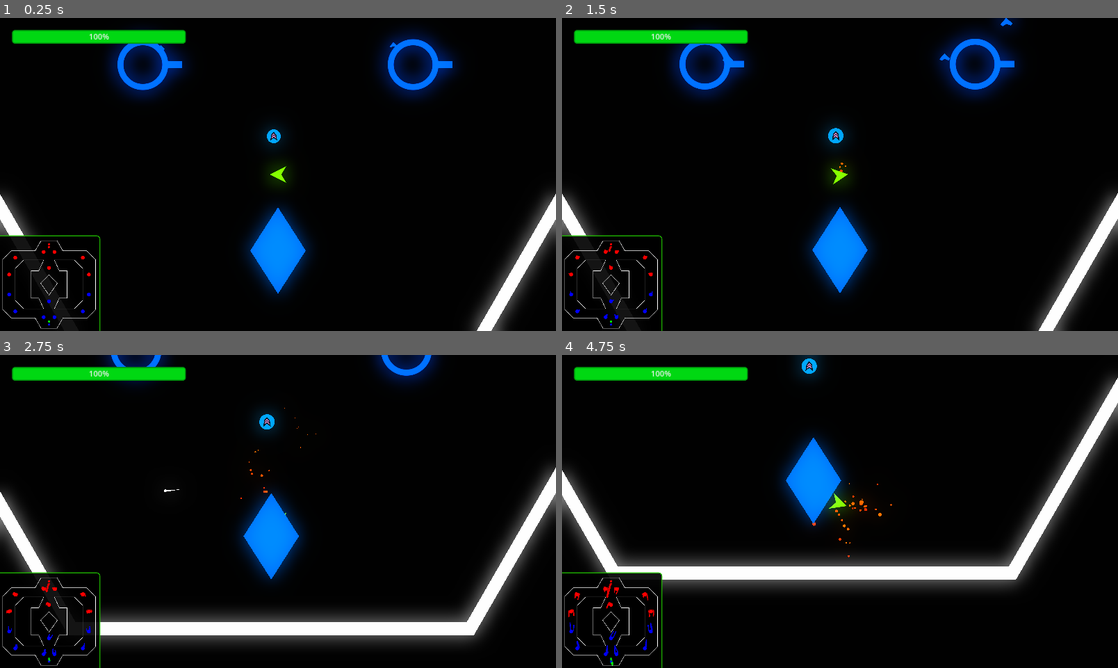
Above: before the commit, frames 1-4 (two rows, left to right).
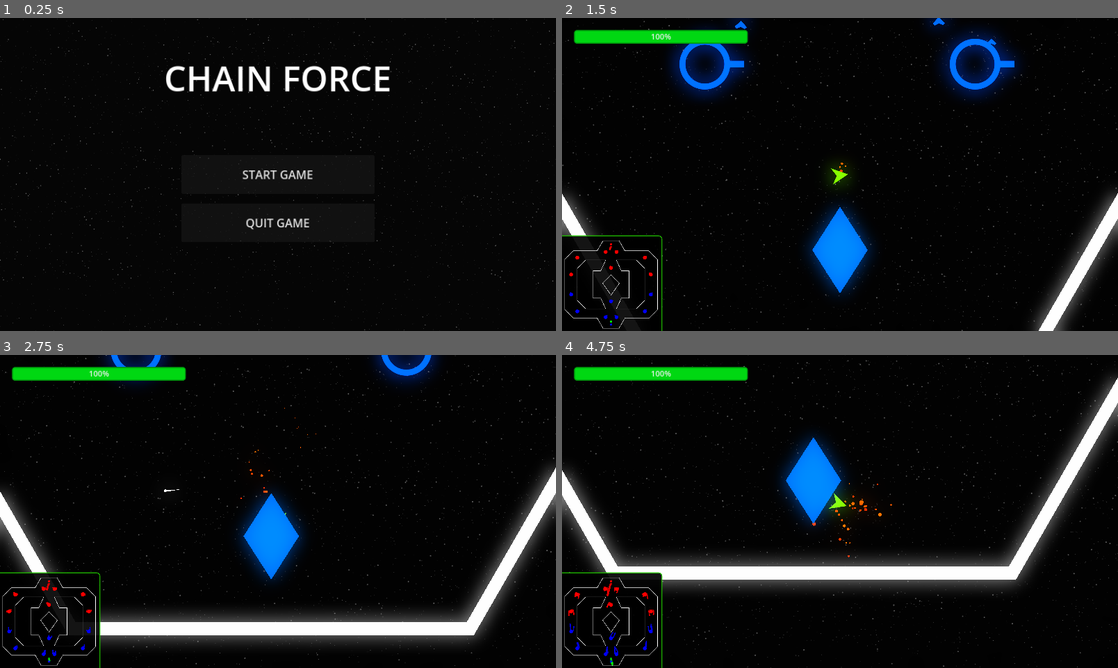
Above: after the commit, the same moments.

Repository: adsorptionenthalpy/chainforce_alpha
Game: Godot game, scene res://Scenes/MainMenu/main_menu.tscn
Same seed, same stepped clock (60 frames per second), same inputs: the game is played once before the commit and once after it. Before the commit the project starts from res://Scenes/MainScene/main_scene.tscn.
Inputs (mouse positions are in pixels of both pictures, inside the frame that each line leads up to):
- Up to frame 1 (0.25 s): no input
- Up to frame 2 (1.5 s): click (840, 174) at 0.5 s, where only the run after the commit has a clickable "START GAME"; move the mouse to (962, 158) at 1.27 s; hold D (move_right) from 1.28 s (still down); tap S (decelerate) at 1.35 s
- Up to frame 3 (2.75 s): move the mouse to (166, 527) at 2.02 s; release D (move_right) at 2.03 s; hold A (move_left) from 2.03 s (still down); click (166, 527) at 2.1 s
- Up to frame 4 (4.75 s): move the mouse to (895, 442) at 2.77 s; release A (move_left) at 2.78 s; hold D (move_right) 2.78-3.53 s; tap S (decelerate) at 2.85, 4.35 s; move the mouse to (812, 574) at 3.52 s; hold W (accelerate) 3.53-4.28 s; click (812, 574) at 3.6 s; move the mouse to (1006, 558) at 4.27 s; hold A (move_left) from 4.28 s (still down)

The runs differ from the first frame. In frame 1, 13% of the frame differs, in the area x 0-100%, y 0-100%; in frame 2, 1.2%; in frame 3, 0.8%; in frame 4, 0.8%.

Commit message:
Add parallax background, change powerup drop rate, improve main menu

Diff:
--- /dev/null
+++ b/game/chainforce_alpha/Scenes/Background/parallax_background.tscn
@@ -0,0 +1,37 @@
+[gd_scene load_steps=2 format=3 uid="uid://djqk7tqcy47fr"]
+
+[ext_resource type="Texture2D" uid="uid://cwjtfio5v7s50" path="res://Scenes/Background/SpaceBackGround_0.webp" id="1_fpees"]
+
+[node name="ParallaxBackground" type="ParallaxBackground"]
+
+[node name="ParallaxLayer" type="ParallaxLayer" parent="."]
+modulate = Color(1, 1, 1, 0.392157)
+motion_scale = Vector2(0.15, 0.15)
+motion_mirroring = Vector2(3840, 2160)
+
+[node name="Sprite2D" type="Sprite2D" parent="ParallaxLayer"]
+scale = Vector2(2, 2)
+texture = ExtResource("1_fpees")
+centered = false
+flip_h = true
+
+[node name="ParallaxLayer2" type="ParallaxLayer" parent="."]
+modulate = Color(1, 1, 1, 0.294118)
+motion_scale = Vector2(0.1, 0.1)
+motion_mirroring = Vector2(3840, 2160)
+
+[node name="Sprite2D" type="Sprite2D" parent="ParallaxLayer2"]
+scale = Vector2(2, 2)
+texture = ExtResource("1_fpees")
+centered = false
+
+[node name="ParallaxLayer3" type="ParallaxLayer" parent="."]
+modulate = Color(1, 1, 1, 0.0784314)
+motion_scale = Vector2(0.04, 0.04)
+motion_mirroring = Vector2(3840, 2160)
+
+[node name="Sprite2D" type="Sprite2D" parent="ParallaxLayer3"]
+scale = Vector2(2, 2)
+texture = ExtResource("1_fpees")
+centered = false
+flip_v = true
--- a/game/chainforce_alpha/Scenes/Enemy/enemy_ship.gd
+++ b/game/chainforce_alpha/Scenes/Enemy/enemy_ship.gd
@@ -85,7 +85,7 @@
 	$ProjectileShooter.process_mode = Node.PROCESS_MODE_DISABLED
 	$ExplosionSFX.play()
 
-	var spawn_powerup: bool = is_in_group("enemy") and randi_range(0, 1) == 1
+	var spawn_powerup: bool = is_in_group("enemy") and randi_range(0, 10) == 10
 	if spawn_powerup:
 		var powerup: Node2D = powerup_scene.instantiate()
 		powerup.global_position = global_position
--- a/game/chainforce_alpha/Scenes/MainMenu/main_menu.tscn
+++ b/game/chainforce_alpha/Scenes/MainMenu/main_menu.tscn
@@ -1,8 +1,12 @@
-[gd_scene load_steps=2 format=3 uid="uid://cv5i7mrscex6r"]
+[gd_scene load_steps=4 format=3 uid="uid://cv5i7mrscex6r"]
 
 [ext_resource type="Script" path="res://Scenes/MainMenu/main_menu.gd" id="1_ouo18"]
+[ext_resource type="Script" path="res://Scenes/MainMenu/move_cam_constantly.gd" id="2_lbvoc"]
+[ext_resource type="PackedScene" uid="uid://djqk7tqcy47fr" path="res://Scenes/Background/parallax_background.tscn" id="2_qco3x"]
 
-[node name="MainMenu" type="Control"]
+[node name="MainMenu" type="CanvasLayer"]
+
+[node name="MainMenu" type="Control" parent="."]
 layout_mode = 3
 anchors_preset = 15
 anchor_right = 1.0
@@ -11,19 +15,19 @@
 grow_vertical = 2
 script = ExtResource("1_ouo18")
 
-[node name="RichTextLabel" type="RichTextLabel" parent="."]
+[node name="RichTextLabel" type="RichTextLabel" parent="MainMenu"]
 layout_mode = 1
 anchors_preset = 10
 anchor_right = 1.0
-offset_top = 20.0
-offset_bottom = 108.0
+offset_top = 74.0
+offset_bottom = 173.0
 grow_horizontal = 2
-theme_override_font_sizes/normal_font_size = 64
+theme_override_font_sizes/normal_font_size = 72
 bbcode_enabled = true
 text = "[center]CHAIN FORCE"
 fit_content = true
 
-[node name="VBoxContainer" type="VBoxContainer" parent="."]
+[node name="VBoxContainer" type="VBoxContainer" parent="MainMenu"]
 layout_mode = 1
 anchors_preset = 8
 anchor_left = 0.5
@@ -39,15 +43,23 @@
 theme_override_constants/separation = 20
 alignment = 1
 
-[node name="StartButton" type="Button" parent="VBoxContainer"]
+[node name="StartButton" type="Button" parent="MainMenu/VBoxContainer"]
 custom_minimum_size = Vector2(0, 80)
 layout_mode = 2
+theme_override_font_sizes/font_size = 24
 text = "START GAME"
 
-[node name="QuitButton" type="Button" parent="VBoxContainer"]
+[node name="QuitButton" type="Button" parent="MainMenu/VBoxContainer"]
 custom_minimum_size = Vector2(0, 80)
 layout_mode = 2
+theme_override_font_sizes/font_size = 24
 text = "QUIT GAME"
 
-[connection signal="pressed" from="VBoxContainer/StartButton" to="." method="_on_start_button_pressed"]
-[connection signal="pressed" from="VBoxContainer/QuitButton" to="." method="_on_quit_button_pressed"]
+[node name="Camera2D" type="Camera2D" parent="MainMenu"]
+zoom = Vector2(0.3, 0.3)
+script = ExtResource("2_lbvoc")
+
+[node name="ParallaxBackground" parent="." instance=ExtResource("2_qco3x")]
+
+[connection signal="pressed" from="MainMenu/VBoxContainer/StartButton" to="MainMenu" method="_on_start_button_pressed"]
+[connection signal="pressed" from="MainMenu/VBoxContainer/QuitButton" to="MainMenu" method="_on_quit_button_pressed"]
--- /dev/null
+++ b/game/chainforce_alpha/Scenes/MainMenu/move_cam_constantly.gd
@@ -0,0 +1,7 @@
+extends Camera2D
+
+@export var speed: float = 300
+
+# Called every frame. 'delta' is the elapsed time since the previous frame.
+func _process(delta: float) -> void:
+	position.x += speed * delta
--- a/game/chainforce_alpha/Scenes/MainScene/main_scene.tscn
+++ b/game/chainforce_alpha/Scenes/MainScene/main_scene.tscn
@@ -6,7 +6,7 @@
 [ext_resource type="PackedScene" uid="uid://ctn2quncvypv5" path="res://Scenes/Tower/enemy_tower.tscn" id="4_fx6js"]
 [ext_resource type="PackedScene" uid="uid://b04so78u7jfp6" path="res://Scenes/Tower/friendly_tower.tscn" id="5_4dpdk"]
 [ext_resource type="PackedScene" uid="uid://cd3uxmj2xapgi" path="res://Scenes/Base/friendly_base.tscn" id="5_sa3yn"]
-[ext_resource type="PackedScene" uid="uid://dvkxdisu8cjjv" path="res://Scenes/Powerup/powerup.tscn" id="7_yw6mc"]
+[ext_resource type="PackedScene" uid="uid://djqk7tqcy47fr" path="res://Scenes/Background/parallax_background.tscn" id="7_cvltt"]
 
 [sub_resource type="Environment" id="Environment_fpy8y"]
 background_mode = 3
@@ -669,7 +669,7 @@
 [node name="EnemyBase" parent="NavigationRegion2D/Whole Map/Top Map" instance=ExtResource("4_e1goo")]
 position = Vector2(0, 300)
 scale = Vector2(0.667, 0.667)
-hp = 20
+hp = 250
 
 [node name="Middle Map" type="Node2D" parent="NavigationRegion2D/Whole Map"]
 position = Vector2(-30, -40)
@@ -785,5 +785,4 @@
 position_smoothing_enabled = true
 position_smoothing_speed = 8.0
 
-[node name="Powerup" parent="." instance=ExtResource("7_yw6mc")]
-position = Vector2(-25, -226)
+[node name="ParallaxBackground" parent="." instance=ExtResource("7_cvltt")]
--- a/game/chainforce_alpha/project.godot
+++ b/game/chainforce_alpha/project.godot
@@ -11,7 +11,7 @@
 [application]
 
 config/name="Chain Force"
-run/main_scene="res://Scenes/MainScene/main_scene.tscn"
+run/main_scene="res://Scenes/MainMenu/main_menu.tscn"
 config/features=PackedStringArray("4.2", "Forward Plus")
 config/icon="res://icon.svg"
 
Binary file added: game/chainforce_alpha/Scenes/Background/SpaceBackGround_0.webp
Not shown, added: game/chainforce_alpha/Scenes/Background/SpaceBackGround_0.webp.import
